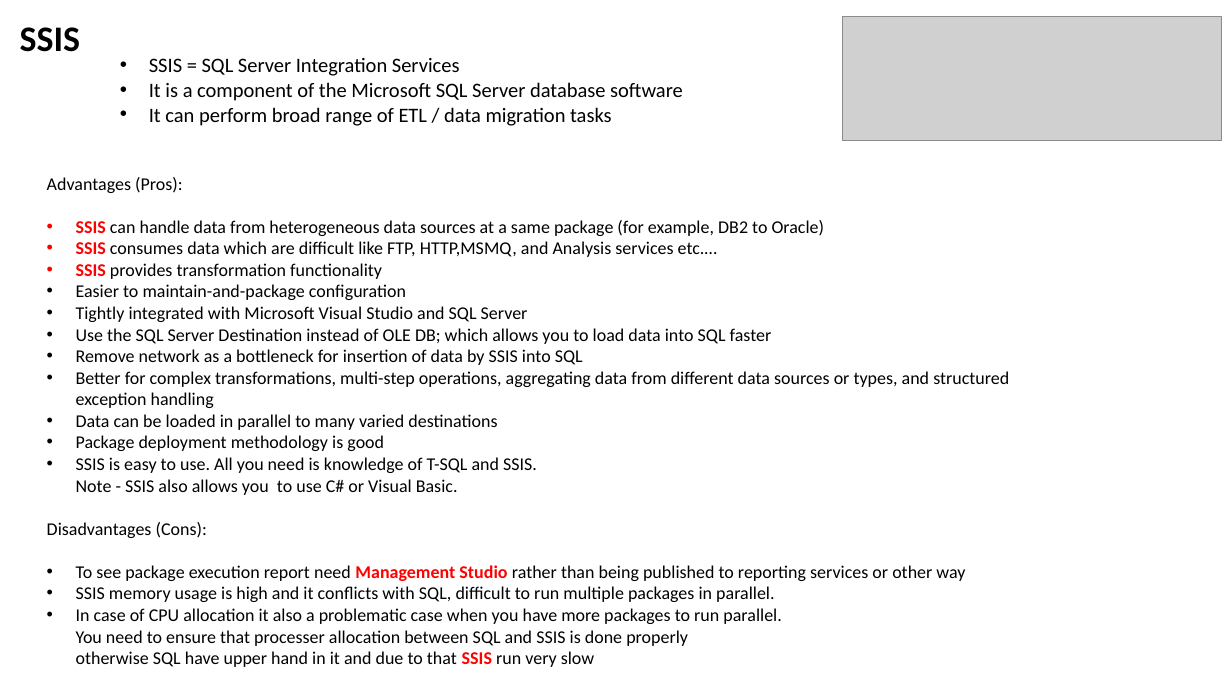
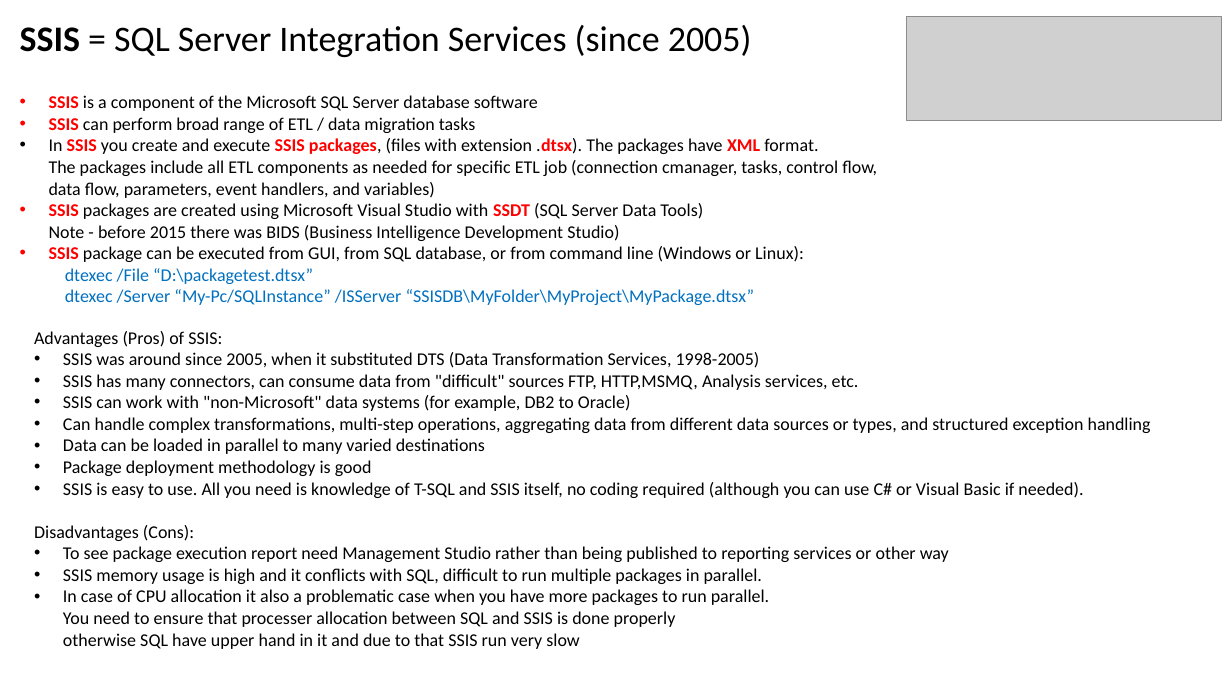
Before and after one commit to lselector/data_architect, a slide deck: slide 9 of DA_13_miscellaneous.pptx. Drawn at 1232x693 pixels with LibreOffice and Linux fonts; fonts in the diff are those of the drawing; grey boxes stand for pictures. Boxes give left, top, right and bottom in pixels: in the first picture for what was removed or moved away, otherwise in the second. Text is boxed around its words. In the diff, an @@ line names an element or a change of style, - is before the commit and + after.

```diff
--- a/DA_13_miscellaneous.pptx
+++ b/DA_13_miscellaneous.pptx
@@ text at <box>20,25,752,57</box>: text changed; bold off @@
-SSIS
+SSIS = SQL Server Integration Services (since 2005)
@@ picture: place and size @@
-picture at <box>843,17,1222,141</box>
+picture at <box>907,17,1222,120</box>
@@ text at <box>49,95,877,305</box>: text changed; size 16 to 14 pt @@
-• SSIS = SQL Server Integration Services
-• It is a component of the Microsoft SQL Server database software
-• It can perform broad range of ETL / data migration tasks
+• SSIS is a component of the Microsoft SQL Server database software
+• SSIS can perform broad range of ETL / data migration tasks
+• In SSIS you create and execute SSIS packages, (files with extension .dtsx). The packages have XML format.
+  The packages include all ETL components as needed for specific ETL job (connection cmanager, tasks, control flow, data flow, parameters, event handlers, and variables)
+• SSIS packages are created using Microsoft Visual Studio with SSDT (SQL Server Data Tools)
+  Note - before 2015 there was BIDS (Business Intelligence Development Studio)
+• SSIS package can be executed from GUI, from SQL database, or from command line (Windows or Linux):
+  dtexec /File “D:\packagetest.dtsx”
+  dtexec /Server “My-Pc/SQLInstance” /ISServer “SSISDB\MyFolder\MyProject\MyPackage.dtsx”
@@ text "Advantages (Pros) of SSIS:": place and size @@
-text "Advantages (Pros) of SSIS:" at <box>47,177,1009,667</box>
+text "Advantages (Pros) of SSIS:" at <box>34,331,1151,649</box>
@@ text at <box>34,331,1151,433</box>: text changed @@
-Advantages (Pros):
-• SSIS can handle data from heterogeneous data sources at a same package (for example, DB2 to Oracle)
-• SSIS consumes data which are difficult like FTP, HTTP,MSMQ, and Analysis services etc.…
-• SSIS provides transformation functionality
-• Easier to maintain-and-package configuration
-• Tightly integrated with Microsoft Visual Studio and SQL Server
-• Use the SQL Server Destination instead of OLE DB; which allows you to load data into SQL faster
-• Remove network as a bottleneck for insertion of data by SSIS into SQL
-• Better for complex transformations, multi-step operations, aggregating data from different data sources or types, and structured exception handling
+Advantages (Pros) of SSIS:
+• SSIS was around since 2005, when it substituted DTS (Data Transformation Services, 1998-2005)
+• SSIS has many connectors, can consume data from "difficult" sources FTP, HTTP,MSMQ, Analysis services, etc.
+• SSIS can work with "non-Microsoft" data systems (for example, DB2 to Oracle)
+• Can handle complex transformations, multi-step operations, aggregating data from different data sources or types, and structured exception handling
@@ text at <box>63,482,1083,498</box>: text changed @@
-• SSIS is easy to use. All you need is knowledge of T-SQL and SSIS.
-  Note - SSIS also allows you to use C# or Visual Basic.
+• SSIS is easy to use. All you need is knowledge of T-SQL and SSIS itself, no coding required (although you can use C# or Visual Basic if needed).
@@ text at <box>63,546,949,649</box>: text colour #FF0000 to #000000, bold off in "Management Studio", "SSIS" @@
```
Also in this commit, not shown: 1 slide added.
